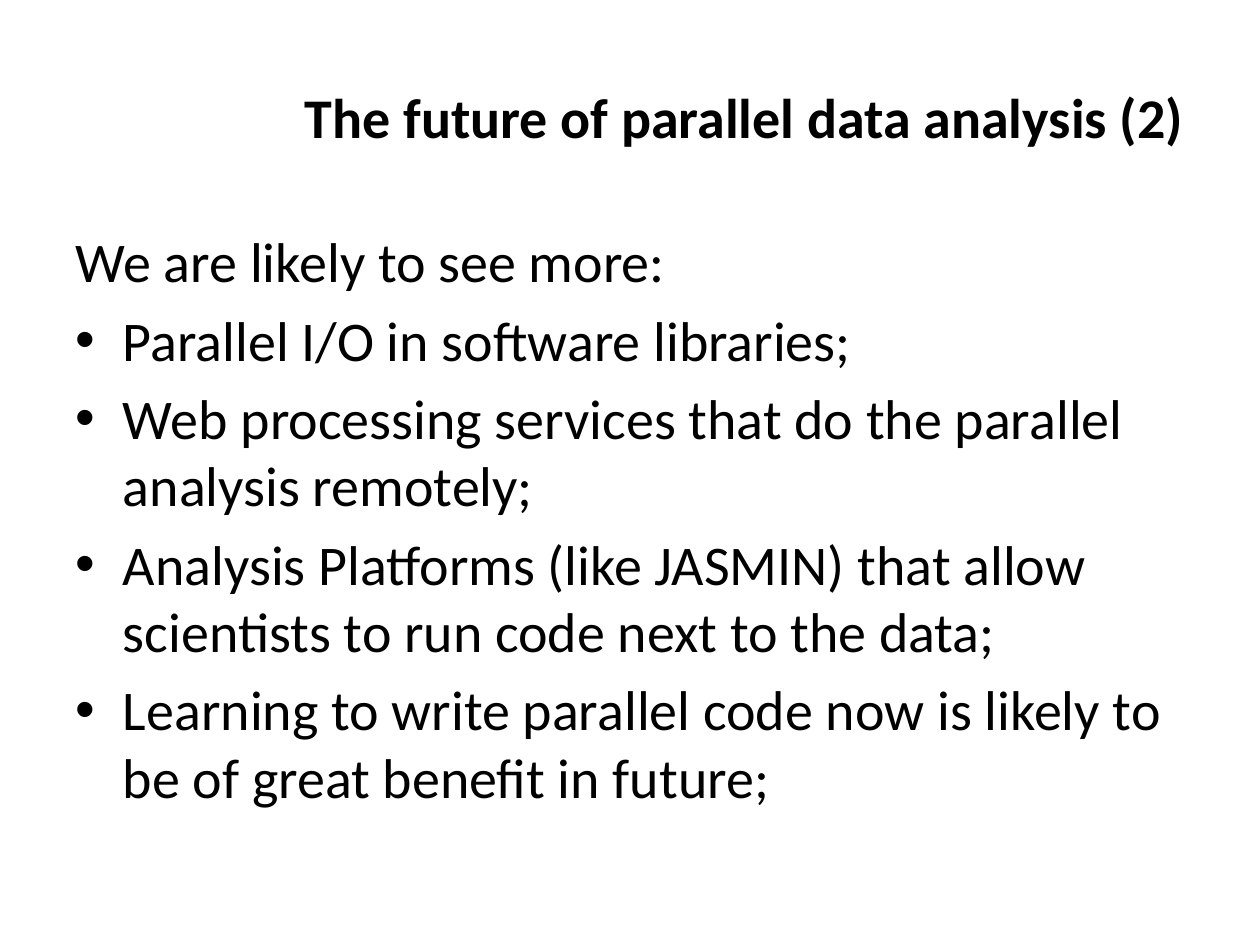
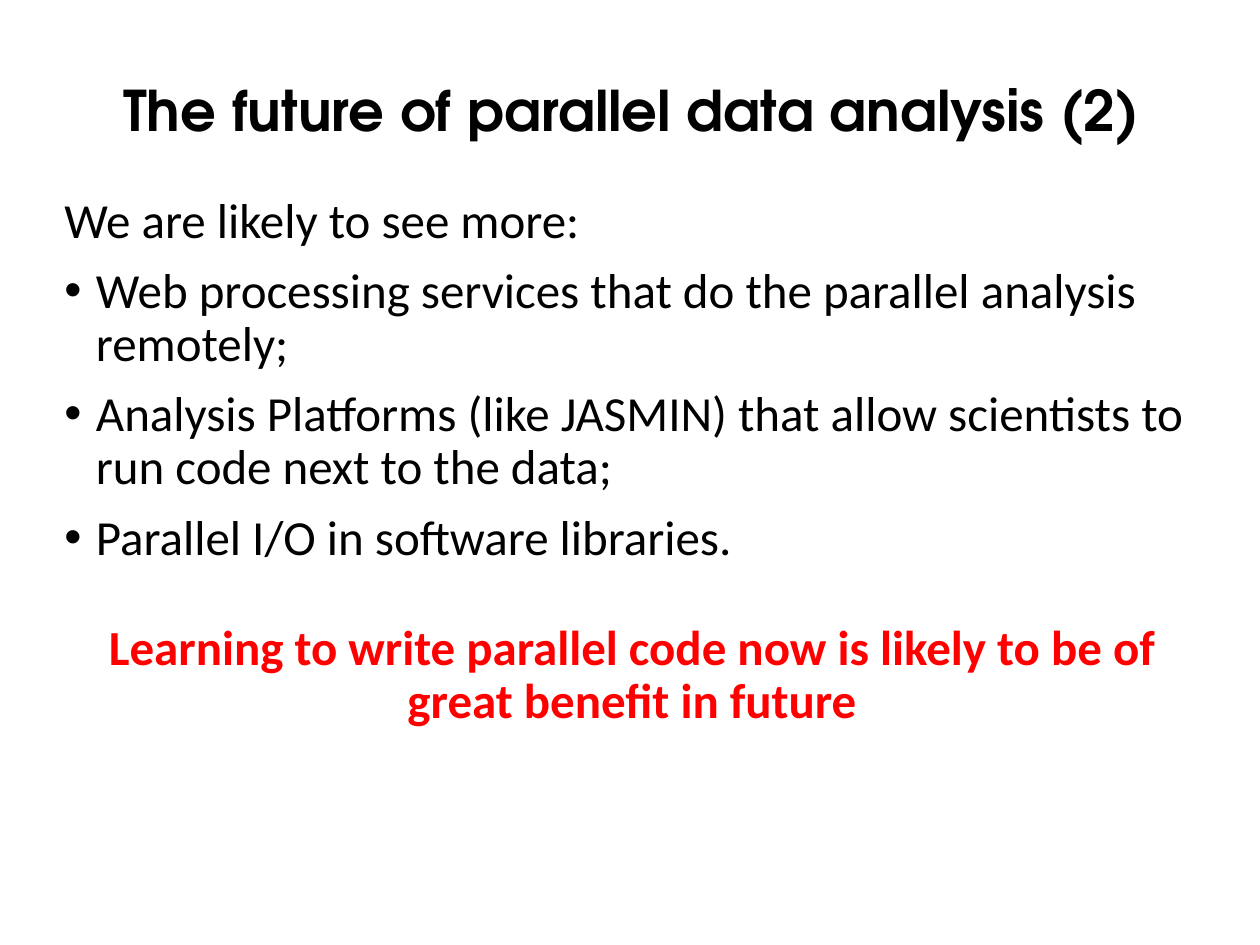
Before and after one commit to ncasuk/ncas-isc, a slide deck: slide 27 of overview_presentations/Parallel_Processing_Large_Data.pptx (slide 26 before the commit). Drawn at 1260x945 pixels with LibreOffice and Linux fonts; fonts in the diff are those of the drawing; background and template pictures are left out. Boxes give left, top, right and bottom in pixels: in the first picture for what was removed or moved away, otherwise in the second. Text is boxed around its words. In the diff, an @@ line names an element or a change of style, - is before the commit and + after.

```diff
--- a/overview_presentations/Parallel_Processing_Large_Data.pptx
+++ b/overview_presentations/Parallel_Processing_Large_Data.pptx
@@ title "The future of parallel data ...": place and size @@
-title "The future of parallel data ..." at box(305, 96, 1183, 147)
+title "The future of parallel data ..." at box(123, 88, 1139, 145)
@@ title "The future of parallel data ..." at box(123, 88, 1139, 145): font Calibri to TeX Gyre Adventor; alignment right to centre; line spacing 1 to 0.9 @@
@@ text "We are likely to see ...": place and size @@
-text "We are likely to see ..." at box(76, 243, 1161, 808)
+text "We are likely to see ..." at box(64, 204, 1183, 727)
@@ text at box(64, 204, 1183, 490): size 32 to 28 pt in "We are likely to see more:", "Web processing services that do the parallel ...", "Analysis Platforms (like JASMIN) that allow scientists ..."; indent changed; line spacing 1 to 0.9; more space between paragraphs @@
@@ text at box(123, 322, 850, 368): paragraph removed @@
-• Parallel I/O in software libraries;
@@ text at box(96, 521, 1155, 727): text changed; size 32 to 28 pt; text colour #000000 to #FF0000; bold on @@
-• Learning to write parallel code now is likely to be of great benefit in future;
+• Parallel I/O in software libraries.
+Learning to write parallel code now is likely to be of great benefit in future
```
Also in this commit, not shown: 26 other slides changed, 1 slide added, 2 other files.
